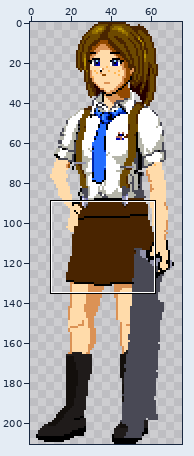
One commit to this pixel-art file: src/testrom/res/_ignore/de_detective8_klein.aseprite. The picture above shows the old version from afar; the outline marks the close-up.
Close-up. First the earlier version:
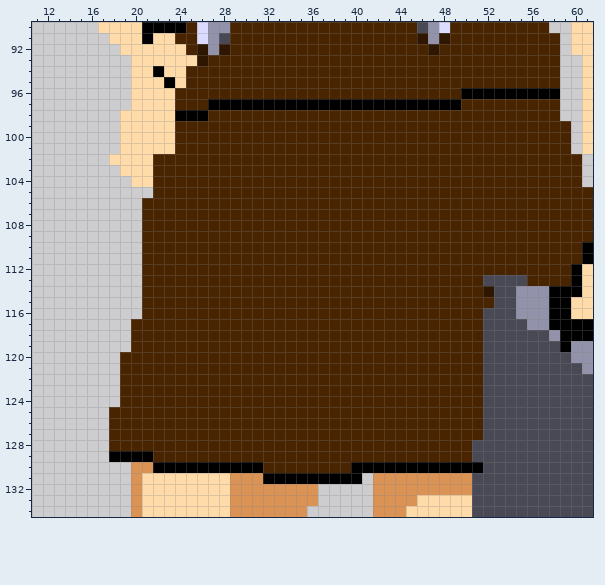
86x211 pixels, 1 frame. Shown: x 11..61, y 90..134. The wide view leaves out empty margins. The commit also changed other parts of the picture, which this record leaves out.
And afterwards:
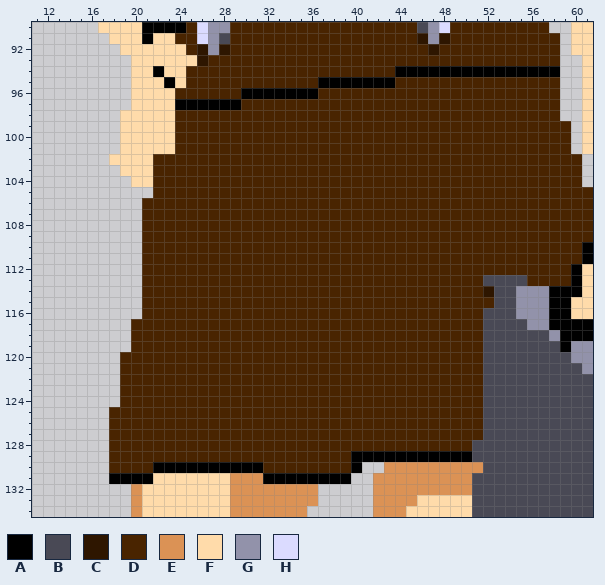
Palette (. is transparent): A #000000  B #494955  C #2e1600  D #492400  E #db9255  F #ffdbaa  G #9292aa  H #dbdbff
Changes in this commit:
Layer "Rok":
Colour A now appears in row 131 at x 18 to 19.
The author changed colour D to colour A in row 94 at x 44 to 58; in row 95 at x 37 to 43; in row 96 at x 30 to 36; in row 97 at x 24 to 26; in row 129 at x 40 to 50.
The author changed colour E to colour A in row 131 at x 20.
The author changed colour F to colour A in row 131 at x 21.
Colour D now appears in row 130 at x 18 to 19.
The author changed colour A to colour D in row 96 at x 50 to 58; in row 97 at x 30 to 49; in row 98 at x 24 to 26; in row 129 at x 18 to 21.
The author changed colour E to colour D in row 130 at x 20 to 21.
The author changed colour A to colour E in row 130 at x 43 to 51.
The author cleared colour A in row 130 at x 41 to 42; in row 131 at x 40.
Boxes around the changes in both close-ups, in picture pixels (x1, y1, x2, y2):
changed: (175, 66, 560, 121)
changed: (109, 451, 153, 484)
changed: (351, 451, 483, 484)
